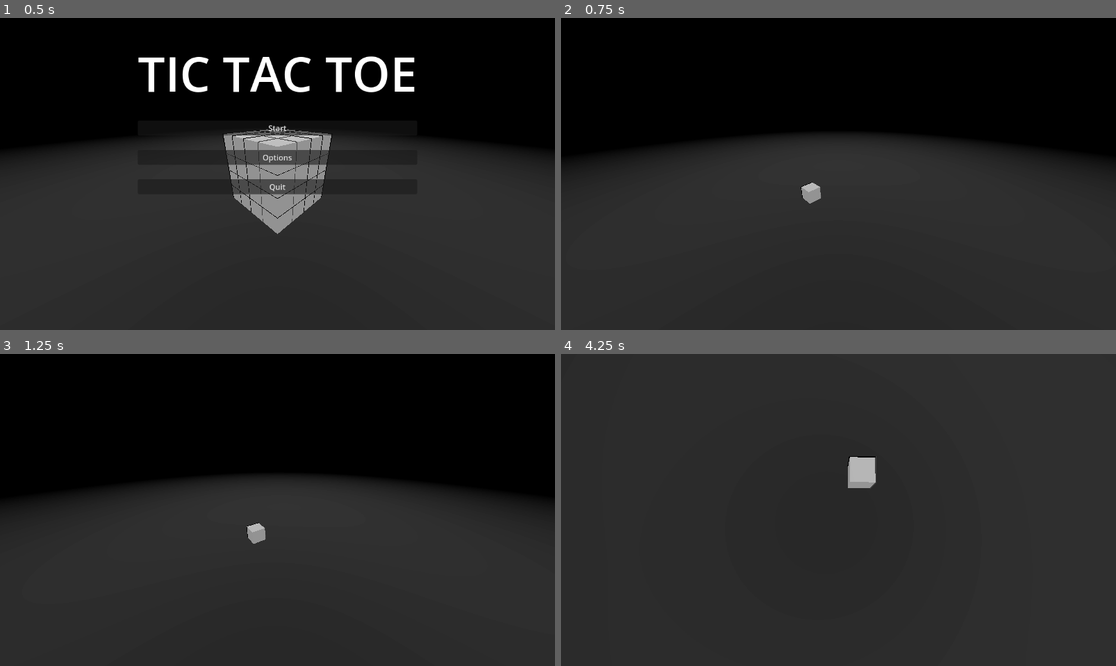
Above: before the commit, frames 1-4 (two rows, left to right).
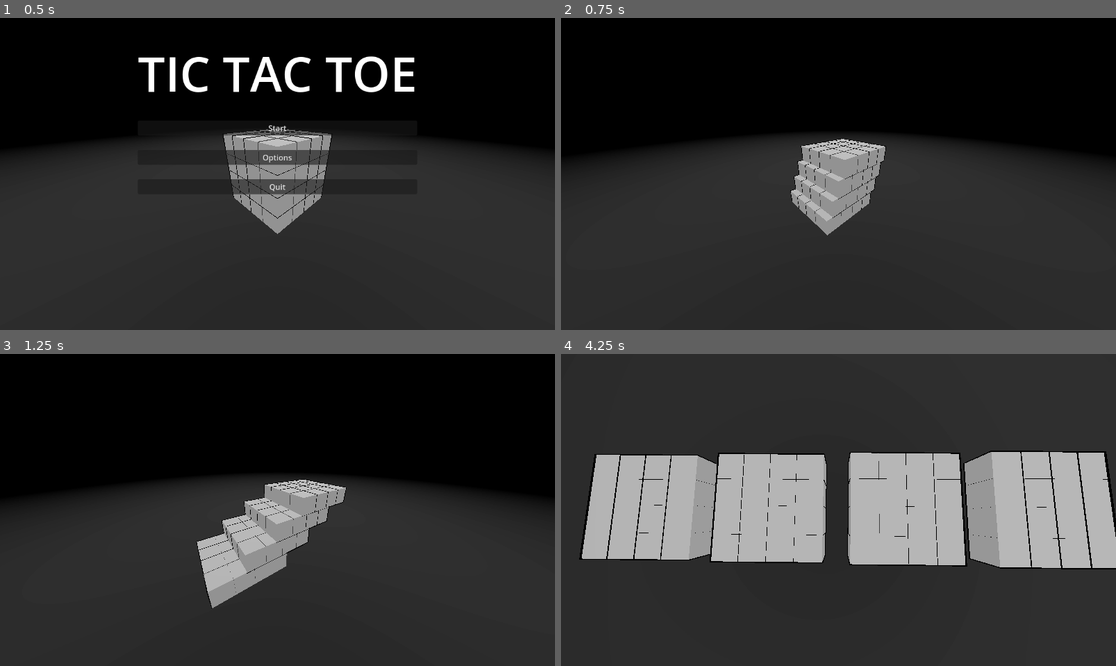
Above: after the commit, the same moments.

Repository: WingusInbound/3D-Tic-Tac-Toe
Game: Godot game, scene res://Scenes/main.tscn
Two runs of this game, one before a commit and one after it. Both use one fixed random seed, a clock stepped at 60 frames per second and the inputs below.
Inputs (mouse positions are in pixels of both pictures, inside the frame that each line leads up to):
- Up to frame 1 (0.5 s): no input
- Up to frame 2 (0.75 s): click "Start" at 0.5 s
- Up to frame 3 (1.25 s): no input
- Up to frame 4 (4.25 s): move the mouse to (960, 494) at 1.27 s; press the mouse at (960, 494) at 1.28 s; move the mouse to (727, 525) at 2.02 s; release the mouse at (727, 525) at 2.03 s; click (727, 525) at 2.1 s; move the mouse to (894, 441) at 2.77 s; press the mouse at (894, 441) at 2.78 s; move the mouse to (810, 572) at 3.52 s; release the mouse at (810, 572) at 3.53 s; click (810, 572) at 3.6 s

Frame 1 is identical in both runs. In frame 2, 3.4% of the frame differs, in the area x 41-59%, y 38-70%; in frame 3, 5.3%; in frame 4, 32%, in the area x 3-100%, y 30-70%.
Error before the commit: Parse Error: Cannot find member "PLAY" in base "global_vars.gd.GameState". (res://Scripts/square.gd:29)

Commit message:
Added AI Toggle button to Options

Diff:
--- a/Scenes/ui.tscn
+++ b/Scenes/ui.tscn
@@ -136,6 +136,20 @@
 horizontal_alignment = 1
 
 [node name="ColorPickerButton" type="ColorPickerButton" parent="UI/OptionsMenu/Player2Color"]
+layout_mode = 2
+size_flags_horizontal = 3
+
+[node name="AIToggle" type="HBoxContainer" parent="UI/OptionsMenu"]
+layout_mode = 2
+size_flags_vertical = 8
+
+[node name="Label" type="Label" parent="UI/OptionsMenu/AIToggle"]
+layout_mode = 2
+size_flags_horizontal = 3
+text = "AI Toggle"
+horizontal_alignment = 1
+
+[node name="Button" type="Button" parent="UI/OptionsMenu/AIToggle"]
 layout_mode = 2
 size_flags_horizontal = 3
 
@@ -209,6 +223,7 @@
 [connection signal="pressed" from="UI/OptionsMenu/ResumeButton" to="." method="_on_options_resume_button_pressed"]
 [connection signal="pressed" from="UI/OptionsMenu/CubeSize/CubeSizeSelector/Button" to="UI/OptionsMenu" method="_on_cube_size_minus_button_pressed"]
 [connection signal="pressed" from="UI/OptionsMenu/CubeSize/CubeSizeSelector/Button3" to="UI/OptionsMenu" method="_on_cube_size_plus_button_pressed"]
+[connection signal="pressed" from="UI/OptionsMenu/AIToggle/Button" to="UI/OptionsMenu" method="_on_ai_toggle_button_pressed"]
 [connection signal="pressed" from="UI/OptionsMenu/QuitButton" to="." method="_on_quit_button_pressed"]
 [connection signal="pressed" from="UI/PauseMenu/ResumeButton" to="." method="_on_resume_button_pressed"]
 [connection signal="pressed" from="UI/PauseMenu/QuitButton" to="." method="_on_quit_button_pressed"]
--- a/Scripts/global_vars.gd
+++ b/Scripts/global_vars.gd
@@ -4,3 +4,4 @@
 enum GameState {START, PLAYER_TURN, AI_TURN, ENDING, DONE}
 
 var cube_size: int = 4
+var ai_toggle: bool = false
--- a/Scripts/options_menu.gd
+++ b/Scripts/options_menu.gd
@@ -1,11 +1,12 @@
 extends VBoxContainer
 
 @onready var cube_size_display_label: Label = $CubeSize/CubeSizeSelector/Label2
+@onready var ai_toggle_button: Button = $AIToggle/Button
 
 
 func _ready():
 	cube_size_display_label.text = str(GlobalVars.cube_size)
-
+	ai_toggle_button.text = str(GlobalVars.ai_toggle).capitalize()
 
 func _on_cube_size_minus_button_pressed() -> void:
 	if GlobalVars.cube_size > 4:
@@ -17,3 +18,8 @@
 	if GlobalVars.cube_size < 8:
 		GlobalVars.cube_size += 2
 		cube_size_display_label.text = str(GlobalVars.cube_size)
+
+
+func _on_ai_toggle_button_pressed() -> void:
+	GlobalVars.ai_toggle = not GlobalVars.ai_toggle
+	ai_toggle_button.text = str(GlobalVars.ai_toggle).capitalize()
--- a/Scripts/square.gd
+++ b/Scripts/square.gd
@@ -26,7 +26,7 @@
 func _on_area_3d_mouse_entered() -> void:
 	if selected:
 		return
-	if main.game_state == GlobalVars.GameState.PLAY:
+	if main.game_state == GlobalVars.GameState.PLAYER_TURN:
 		mesh.material_override = main.current_player.color
 
 
@@ -41,7 +41,7 @@
 	if event.is_action_pressed("left_click"):
 		if selected:
 			return
-		if main.game_state == GlobalVars.GameState.PLAY:
+		if main.game_state == GlobalVars.GameState.PLAYER_TURN:
 			mesh.material_override = main.current_player.color
 			value = main.current_player.value
 			Messenger.SELECTED.emit(self)
Not shown, added: Scenes/maiD047.tmp
